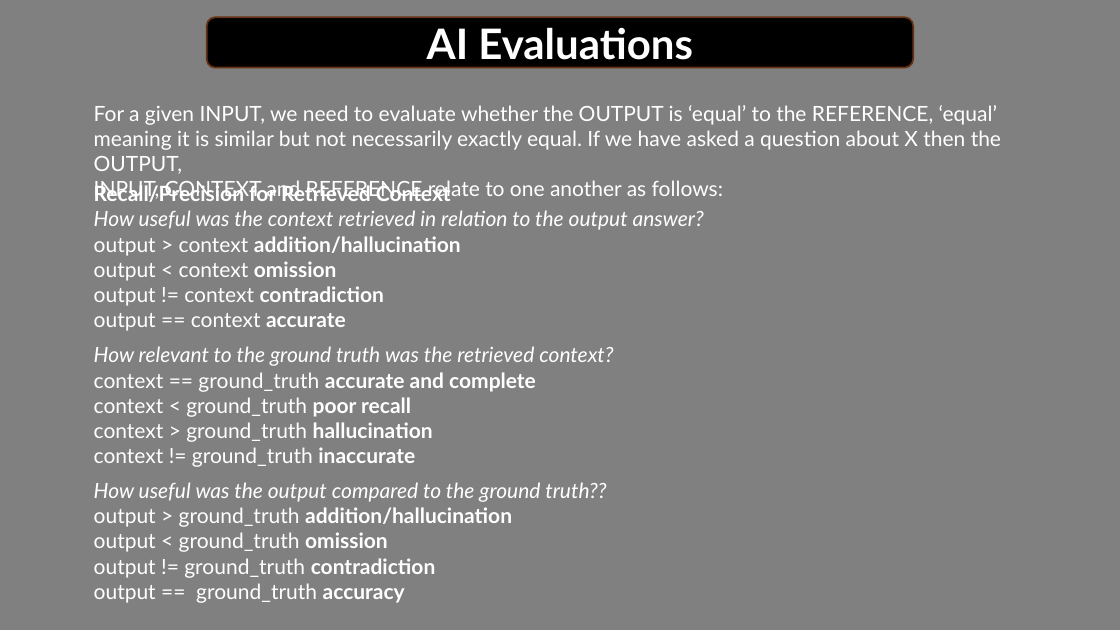
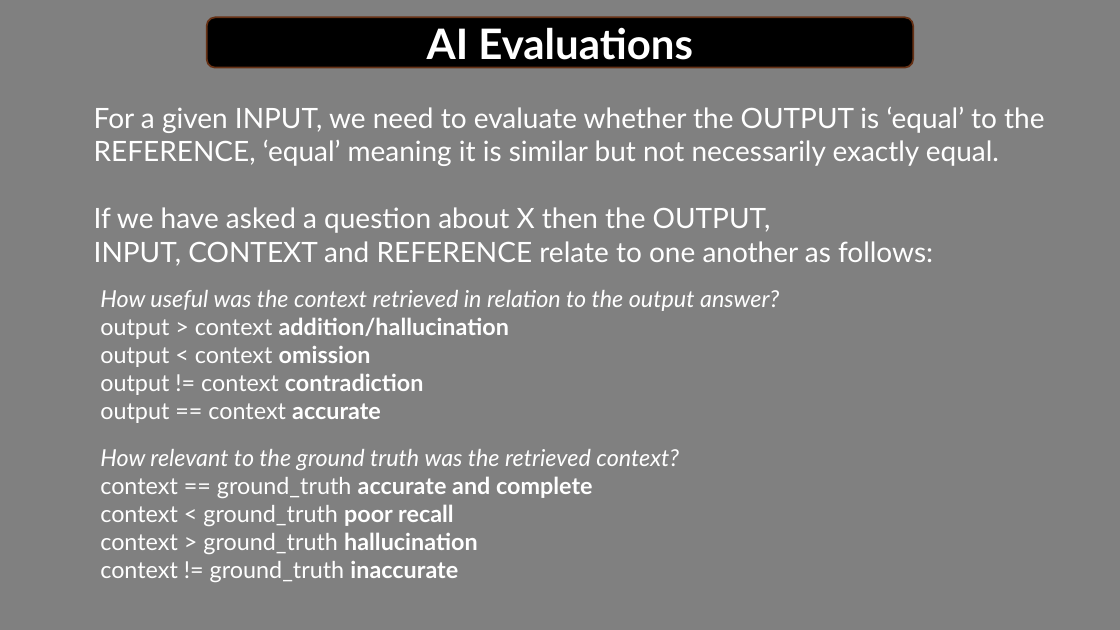
Before and after one commit to Python-Test-Engineer/evaluating-ai-agents, a slide deck: slide 3 of evaluating-ai-agents.pptx. Drawn at 1120x630 pixels with LibreOffice and Linux fonts; fonts in the diff are those of the drawing. Boxes give left, top, right and bottom in pixels: in the first picture for what was removed or moved away, otherwise in the second. Text is boxed around its words. In the diff, an @@ line names an element or a change of style, - is before the commit and + after.

```diff
--- a/evaluating-ai-agents.pptx
+++ b/evaluating-ai-agents.pptx
@@ text at bbox=[94, 107, 1044, 233]: text changed; size 18 to 24 pt @@
-For a given INPUT, we need to evaluate whether the OUTPUT is ‘equal’ to the REFERENCE, ‘equal’ meaning it is similar but not necessarily exactly equal. If we have asked a question about X then the OUTPUT,
+For a given INPUT, we need to evaluate whether the OUTPUT is ‘equal’ to the REFERENCE, ‘equal’ meaning it is similar but not necessarily exactly equal.
+If we have asked a question about X then the OUTPUT,
@@ text at bbox=[94, 183, 451, 202]: paragraph removed @@
-Recall/Precision for Retrieved Context
@@ text at bbox=[94, 241, 933, 265]: size 18 to 24 pt in "INPUT, CONTEXT and REFERENCE relate to one ..." @@
@@ text "How useful was the context ..." at bbox=[100, 290, 779, 423]: size 18 to 20 pt @@
@@ text "How useful was the context ...": place and size @@
-text "How useful was the context ..." at bbox=[94, 183, 704, 331]
+text "How useful was the context ..." at bbox=[100, 290, 779, 423]
@@ text "How relevant to the ground ...": place and size @@
-text "How relevant to the ground ..." at bbox=[94, 346, 613, 467]
+text "How relevant to the ground ..." at bbox=[100, 449, 679, 582]
@@ text "How relevant to the ground ..." at bbox=[100, 449, 679, 582]: size 18 to 20 pt @@
@@ text removed at bbox=[94, 482, 606, 603] @@
-How useful was the output compared to the ground truth??
-output > ground_truth addition/hallucination
-output < ground_truth omission
-output != ground_truth contradiction
-output == ground_truth accuracy
```
Also in this commit, not shown: 3 other slides changed, 38 other files.
